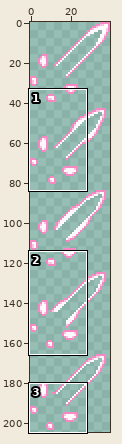
Two versions of one sprite sheet, Assets/Textures/Content/Items/Weapons/Challengers/EnchantedLifeblade_glow.png. Above, an overview of the earlier version with the close-up marked.
Close-up. Before the edit:
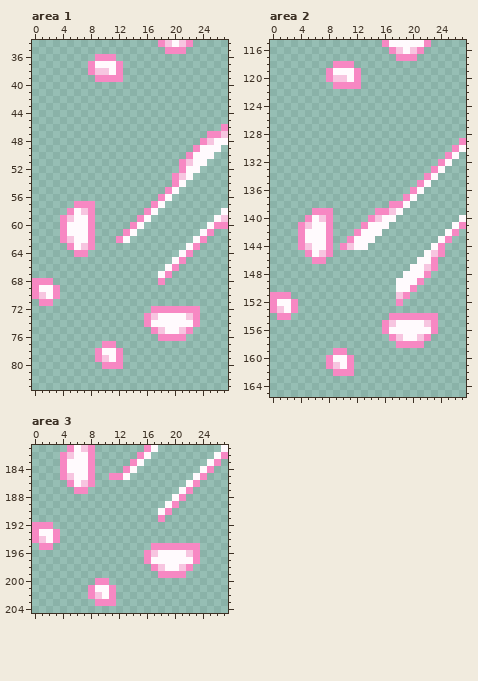
The file is 80x400 pixels, drawn in blocks of 2x2; one block is one cell here. Shown: area 1: x 0..27, y 34..83; area 2: x 0..27, y 115..165; area 3: x 0..27, y 181..204. The old version is drawn lined up with the new one.
Now the later version:
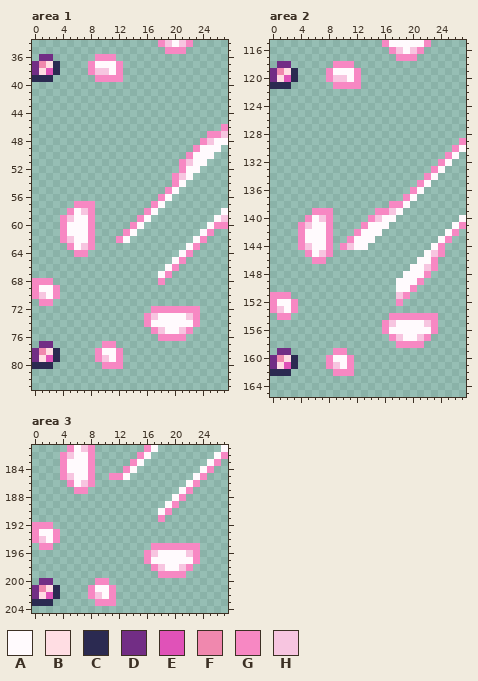
Palette (. is transparent): A #fffafd  B #ffdde3  C #2b2a51  D #722d85  E #e052b8  F #f088ae  G #f788c3  H #f7c5e0
Diff:
canvas 40x200 -> 40x205; drawings rearranged on the sheet (the old picture shows each at its new place)
Changed rows in their new state; - is an unchanged pixel.
Area 1:
first column x 0:
36 -DD-
37 DFBC
38 DBEC
39 CCC-
first column x 0:
77 -DD-
78 DFBC
79 DBEC
80 CCC-
Area 2:
first column x 0:
118 -DD-
119 DFBC
120 DBEC
121 CCC-
first column x 0:
159 -DD-
160 DFBC
161 DBEC
162 CCC-
Area 3:
first column x 0:
200 -DD-
201 DFBC
202 DBEC
203 CCC-
Changed places in both close-ups, as pixel boxes (x1, y1, x2, y2):
added: (32, 54, 60, 82)
added: (32, 341, 60, 369)
added: (270, 61, 298, 89)
added: (270, 348, 298, 376)
added: (32, 578, 60, 606)
